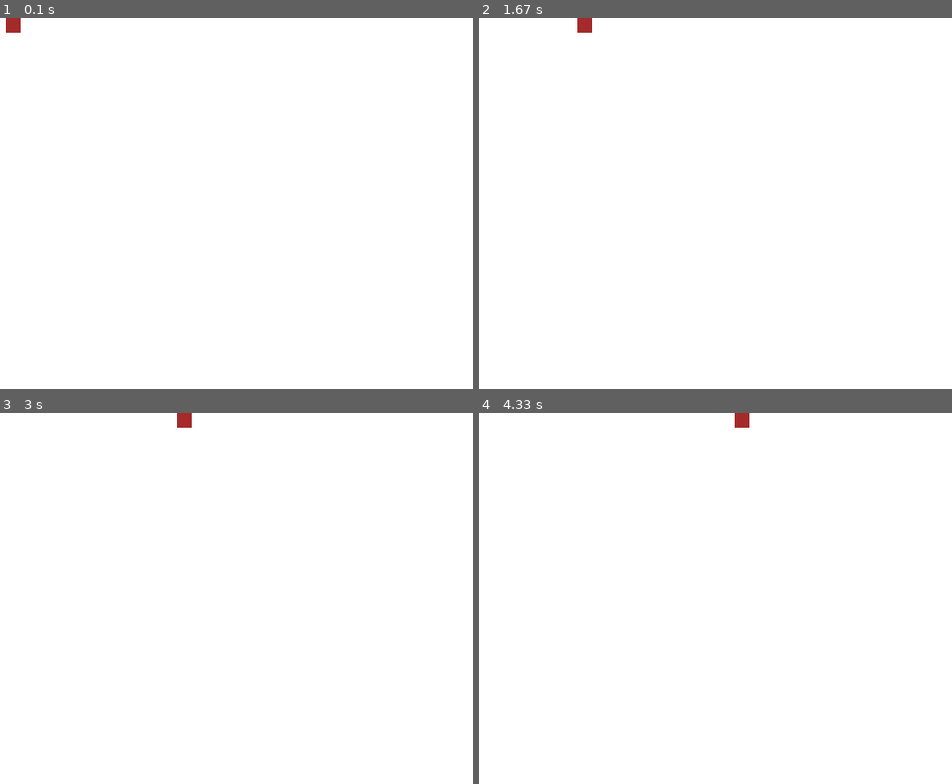
Above: before the commit, frames 1-4 (two rows, left to right).
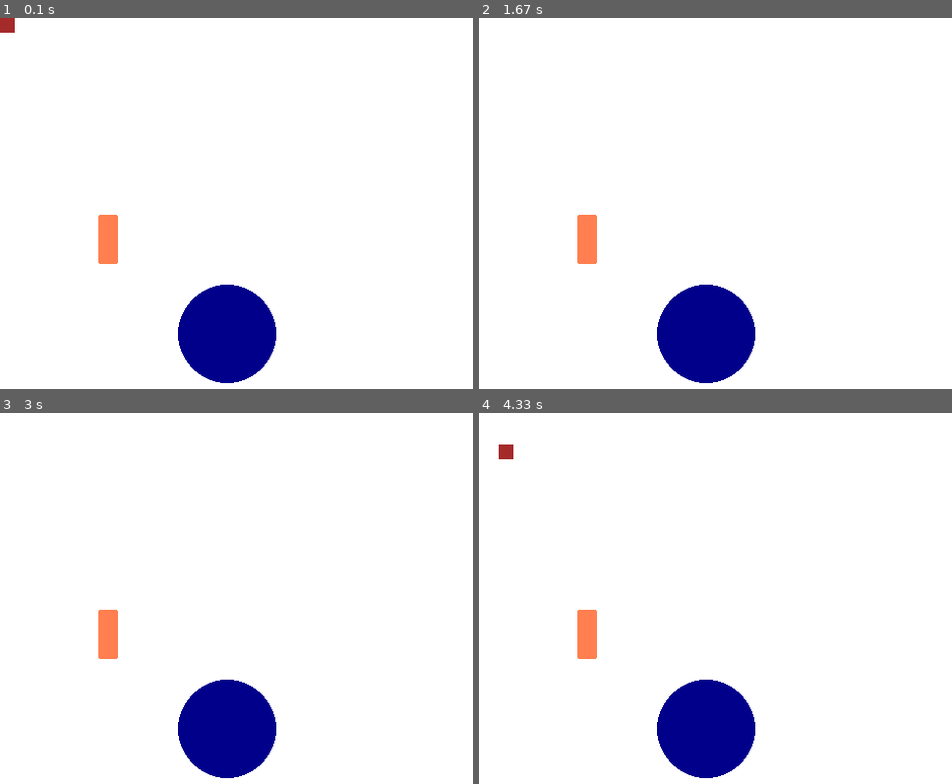
Above: after the commit, the same moments.

Repository: marstom/KursPythona
Game: pygame game, started from design_patterns/behavioral/visitor/main.py
Same seed, same stepped clock (60 frames per second), same inputs: the game is played once before the commit and once after it.
Inputs:
- Up to frame 1 (0.1 s): no input
- Up to frame 2 (1.67 s): hold D 0.33-0.8 s; hold W 0.83-1.13 s
- Up to frame 3 (3 s): hold A 1.67-2.2 s; hold S 2.23-2.53 s; hold A 2.57-2.97 s
- Up to frame 4 (4.33 s): hold D 3.4-4.03 s; hold S from 4.07 s (still down)

The runs differ from the first frame. In frame 1, 5.0% of the frame differs, in the area x 0-59%, y 0-99%; in frame 2, 5.0%; in frame 3, 5.0%; in frame 4, 5.1%, in the area x 4-59%, y 0-99%.

Commit message:
implement visitor and nice pygame template!

Diff:
--- a/design_patterns/behavioral/visitor/main.py
+++ b/design_patterns/behavioral/visitor/main.py
@@ -4,11 +4,14 @@
 from pygame import gfxdraw
 from pygame.colordict import THECOLORS
 
+from shape import Dot, Shape, JSONVisitor, Circle, Rectangle
+
 
 class BaseGame:
 
     def __init__(self):
         # Initialize Pygame
+        self.running = True
 
         pygame.init()
         self.frame_no = 0
@@ -26,10 +29,8 @@
         self._init_objects_once()
 
     def game_loop(self):
-        running = True
         clock = pygame.time.Clock()
-        while running:
-            # keys = pygame.key.get_pressed()
+        while self.running:
             for event in pygame.event.get():
                 if event.type == pygame.QUIT:
                     running = False
@@ -38,6 +39,8 @@
                 if event.type == pygame.KEYUP:
                     self._handle_key_up(event.key)
 
+            keys = pygame.key.get_pressed()
+            self._handle_pressed(keys)
             self.__render()
             clock.tick(60)
 
@@ -56,21 +59,42 @@
 class Game(BaseGame):
     def _init_objects_once(self):
         print("Init object once")
+        self.dot = Dot(self.screen, gfxdraw.pixel, THECOLORS.get("brown"))
+        self.circle = Circle(self.screen, pygame.draw.circle, THECOLORS.get("blue4"), 50)
+        self.circle.move(231, 321)
+        rect = pygame.Rect(100, 200, 20, 50)
+        self.rect = Rectangle(self.screen, pygame.draw.rect, rect, THECOLORS.get("coral"))
+
+        self.visitor = JSONVisitor()
 
     def _draw_objects_loop(self):
-        for i in range(15):
-            for j in range(15):
-                gfxdraw.pixel(self.screen, i + self.frame_no, j, THECOLORS['brown'])
-        # pygame.draw.line(self.screen, THECOLORS['brown'], (0,0), (self.frame_no, self.frame_no))
-
+        self.circle.draw()
+        self.rect.draw()
+        self.dot.draw()
 
     def _handle_key_down(self, key: int):
+        """Single hit"""
+        if key == pygame.K_q:
+            self.running = False
         print(f"Down: a {key}")
-        # print(f"Down: w {keys[pygame.K_w]}")
 
     def _handle_key_up(self, key: int):
+        """Single up"""
         print(f"UP: a {key}")
-        # print(f"UP: w {keys[pygame.K_w]}")
+        print(f"visit dot json: {self.visitor.visit_dot(self.dot)}")
+        print(f"visit circle json: {self.visitor.visit_circle(self.circle)}")
+        print(f"visit rect json: {self.visitor.visit_rectangle(self.rect)}")
+
+    def _handle_pressed(self, keys: tuple):
+        """Constant move"""
+        if keys[pygame.K_d]:
+            self.dot.move(2, 0)
+        if keys[pygame.K_a]:
+            self.dot.move(-2, 0)
+        if keys[pygame.K_w]:
+            self.dot.move(0, -2)
+        if keys[pygame.K_s]:
+            self.dot.move(0, 2)
 
 
 if __name__ == '__main__':
--- a/design_patterns/behavioral/visitor/shape.py
+++ b/design_patterns/behavioral/visitor/shape.py
@@ -1,5 +1,108 @@
+from typing import Protocol, Callable
 
 
-class Shape:
+class Shape(Protocol):
+    def move(self, x, y):
+        ...
+
     def draw(self):
         ...
+
+    def accept(self, v: "Visitor"):
+        ...
+
+
+class Dot(Shape):
+    def __init__(self, screen: "Surface", draw_fn: Callable, color: tuple):
+        self._screen = screen
+        self._draw_fn = draw_fn
+        self._color = color
+
+        self._x = 0
+        self._y = 0
+
+    def move(self, x, y):
+        self._x += x
+        self._y += y
+
+    def draw(self):
+        for i in range(self._x, 15 + self._x):
+            for j in range(self._y, 15 + self._y):
+                self._draw_fn(self._screen, i, j, self._color)
+
+    def accept(self, v: "Visitor"):
+        v.visit_dot(self)
+
+
+class Rectangle(Shape):
+    def __init__(self, screen: "Surface", draw_fn: Callable, rect: "Rect", color: tuple):
+        self._screen = screen
+        self._draw_fn = draw_fn
+        self._color = color
+
+        self._rect = rect
+
+    def move(self, x, y):
+        self._rect.left += x
+        self._rect.top += y
+
+    def draw(self):
+        self._draw_fn(surface=self._screen, color=self._color, rect=self._rect, border_radius=2)
+
+    def accept(self, v: "Visitor"):
+        v.visit_rectangle(self)
+
+
+class Circle(Shape):
+    def __init__(self, screen: "Surface", draw_fn: Callable, color: tuple, radius: int):
+        self._screen = screen
+        self._draw_fn = draw_fn
+        self._color = color
+
+        self._center_x = 0
+        self._center_y = 0
+        self._radius = radius
+
+    def move(self, x, y):
+        self._center_x += x
+        self._center_y += y
+
+    def draw(self):
+        self._draw_fn(self._screen, self._color, (self._center_x, self._center_y), self._radius)
+
+    def accept(self, v: "Visitor"):
+        v.visit_circle(self)
+
+
+class Visitor(Protocol):
+    def visit_dot(self, d: "Dot"):
+        ...
+
+    def visit_rectangle(self, r: "Rectangle"):
+        ...
+
+    def visit_circle(self, r: "Circle"):
+        ...
+
+
+class JSONVisitor(Visitor):
+    def visit_dot(self, d: "Dot"):
+        return {
+            "x": d._x,
+            "y": d._y,
+        }
+
+    def visit_rectangle(self, r: "Rectangle"):
+        return {
+            "w": r._rect.width,
+            "h": r._rect.height,
+            "top": r._rect.top,
+            "left": r._rect.left,
+        }
+
+    def visit_circle(self, c: "Circle"):
+        return {
+            "x": c._center_x,
+            "y": c._center_y,
+            "radius": c._radius,
+        }
